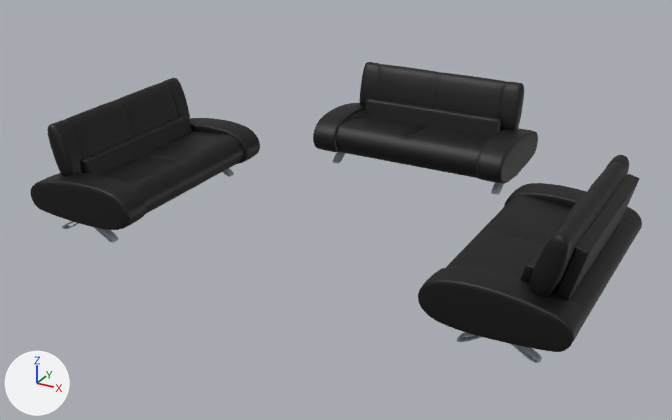
One commit to the glTF model 1892531888.glb: the scene before it, then after it.
Before and after are seen from a camera (50 mm lens) standing at (5.81, -13.88, 5.02) and looking at (-0.31, -2.75, -0.55). Every picture has the same lights, and +X, +Y and +Z are marked at lower left. Where no turn or scale is listed for an object, it has been applied to the vertices. Vertices at the same position are counted once.
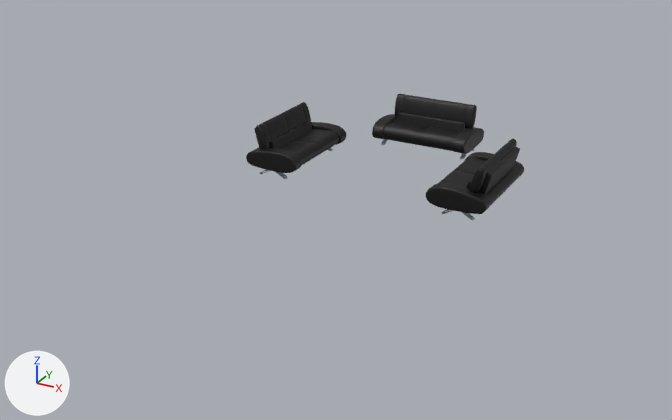
Boxes (x1, y1, x2, y2) around the edits, measured in the pictures (672 x 420 px; the box of a moved part takes in the faces that stretch with it):
'polySurface12.002', reshaped, moved, rescaled (21% wider, 23% shorter)
    before: (30, 78, 260, 242)
    after: (246, 94, 524, 220)
'polySurface12.003', deleted (black)
    before: (418, 155, 642, 363)
'polySurface12.001', deleted (black)
    before: (313, 62, 538, 195)
part 1 of me_mesh_004, moved or reshaped
    before: (223, 168, 234, 177)
    after: (259, 170, 288, 179)
part 2 of me_mesh_004, moved or reshaped (not visible afterwards)
    before: (62, 221, 118, 242)
part 3 of me_mesh_004, moved or reshaped
    before: (80, 115, 192, 175)
    after: (269, 121, 313, 148)
part 4 of me_mesh_004, moved or reshaped
    before: (101, 131, 244, 214)
    after: (279, 129, 339, 166)
part 5 of me_mesh_004, added (black)
    after: (256, 102, 311, 149)
part 6 of me_mesh_004, moved or reshaped
    before: (30, 118, 260, 230)
    after: (372, 114, 484, 154)
part 7 of me_mesh_004, added (black)
    after: (384, 120, 460, 151)
part 8 of me_mesh_004, added (black)
    after: (394, 94, 477, 128)
part 9 of me_mesh_004, added (black)
    after: (480, 147, 520, 194)
part 10 of me_mesh_004, added
    after: (441, 209, 475, 220)
part 11 of me_mesh_004, added (black)
    after: (426, 152, 524, 214)
part 12 of me_mesh_004, added (black)
    after: (439, 157, 486, 192)
part 13 of me_mesh_004, added (black)
    after: (470, 139, 517, 193)
part 14 of me_mesh_004, moved or reshaped
    before: (47, 78, 190, 176)
    after: (246, 122, 347, 173)

The change, as a list of edits to the scene's bpy script:
```text
Change me_mesh_004:
    used by ob_polysurface12_002; location = (0.0, 0.0, 0.0); scale = (0.1, 0.1, 0.1)
    remove me_mesh_004.from_pydata(...)  # 11434 vertices, 22848 faces; spans x -40.5..-22.3, y -51.3..-17.9, z -7.1..8.5
    add me_mesh_004.from_pydata(...)  # 34302 vertices, 68544 faces; spans x -39.6..40.2, y -29.0..30.6, z -0.9..14.7
    me_mesh_004 part 1: the loose piece of 1024 vertices spanning x -36.7..-26.7, y -20.9..-19.7, z -7.1..-4.6 is moved by (0.9, -5.1, 6.2)
    me_mesh_004 part 2: the loose piece of 1024 vertices spanning x -36.7..-26.7, y -49.8..-48.5, z -7.1..-4.6 is moved by (0.9, 52.6, 6.2)
    me_mesh_004 part 3: the loose piece of 1794 vertices spanning x -34.8..-32.4, y -46.7..-22.6, z -0.7..3.1 is moved by (0.9, 23.7, 6.2)
    me_mesh_004 part 4: the loose piece of 1794 vertices spanning x -38.3..-22.9, y -48.1..-21.0, z -4.4..1.0 is moved by (0.9, 23.7, 6.2)
    me_mesh_004 part 5: the loose piece of 1218 vertices spanning x -38.3..-34.5, y -49.1..-20.0, z 0.4..8.5 is copied, and the copy is moved by (0.9, 23.7, 6.2); it spans x -37.4..-33.6, y -25.4..3.8, z 6.6..14.7
    me_mesh_004 part 6: the loose piece of 2818 vertices spanning x -40.5..-22.3, y -51.3..-17.9, z -4.7..1.8 is turned -90 degrees about the z axis through its middle, then moved by (32.3, 56.1, 6.2)
    me_mesh_004 part 7: the loose piece of 1794 vertices spanning x -38.3..-22.9, y -48.1..-21.0, z -4.4..1.0 is copied, and the copy is turned -90 degrees about the z axis through its middle, then moved by (31.5, 55.3, 6.2); it spans x -12.7..14.4, y 13.0..28.3, z 1.8..7.2
    me_mesh_004 part 8: the loose piece of 1218 vertices spanning x -38.3..-34.5, y -49.1..-20.0, z 0.4..8.5 is copied, and the copy is turned -90 degrees about the z axis through its middle, then moved by (37.3, 61.0, 6.2); it spans x -13.6..15.5, y 24.5..28.4, z 6.6..14.7
    me_mesh_004 part 9: the loose piece of 1762 vertices spanning x -40.1..-36.6, y -46.7..-22.3, z -0.7..6.9 is copied, and the copy is turned 180 degrees about the z axis through its middle, then moved by (76.5, 22.1, 6.2); it spans x 36.4..39.8, y -24.6..-0.2, z 5.4..13.0
    me_mesh_004 part 10: the loose piece of 1024 vertices spanning x -36.7..-26.7, y -20.9..-19.7, z -7.1..-4.6 is copied, and the copy is turned -180 degrees about the z axis through its middle, then moved by (63.1, -6.3, 6.2); it spans x 26.5..36.4, y -27.2..-25.9, z -0.9..1.6
    me_mesh_004 part 11: the loose piece of 2818 vertices spanning x -40.5..-22.3, y -51.3..-17.9, z -4.7..1.8 is copied, and the copy is turned 180 degrees about the z axis through its middle, then moved by (62.5, 22.4, 6.2); it spans x 22.0..40.2, y -29.0..4.5, z 1.5..8.0
    me_mesh_004 part 12: the loose piece of 1794 vertices spanning x -38.3..-22.9, y -48.1..-21.0, z -4.4..1.0 is copied, and the copy is turned 180 degrees about the z axis through its middle, then moved by (60.9, 22.3, 6.2); it spans x 22.6..38.0, y -25.8..1.3, z 1.8..7.2
    me_mesh_004 part 13: the loose piece of 1218 vertices spanning x -38.3..-34.5, y -49.1..-20.0, z 0.4..8.5 is copied, and the copy is turned 180 degrees about the z axis through its middle, then moved by (72.5, 22.2, 6.2); it spans x 34.2..38.0, y -26.9..2.3, z 6.6..14.7
    me_mesh_004 part 14: 1 vertex moved within x -39.5, y -23.1, z 3.9; 2977 vertices removed from x -40.1..-34.5, y -49.1..-20.0, z -0.7..8.5; 4577 vertices added at x -39.6..-21.4, y -27.6..5.9, z 1.5..13.0
Remove ob_polysurface12_001:
    ob_polysurface12_001 = bpy.data.objects.new('polySurface12.001', me_mesh_003)
Change ob_polysurface12_002:
    ob_polysurface12_002.location: (0.0, 0.0, 0.0) -> (-0.04, -1.19, -0.31)
    ob_polysurface12_002.scale: (0.1, 0.1, 0.1) -> (0.05, 0.05, 0.05)
Remove ob_polysurface12_003:
    ob_polysurface12_003 = bpy.data.objects.new('polySurface12.003', me_mesh_005)
```
